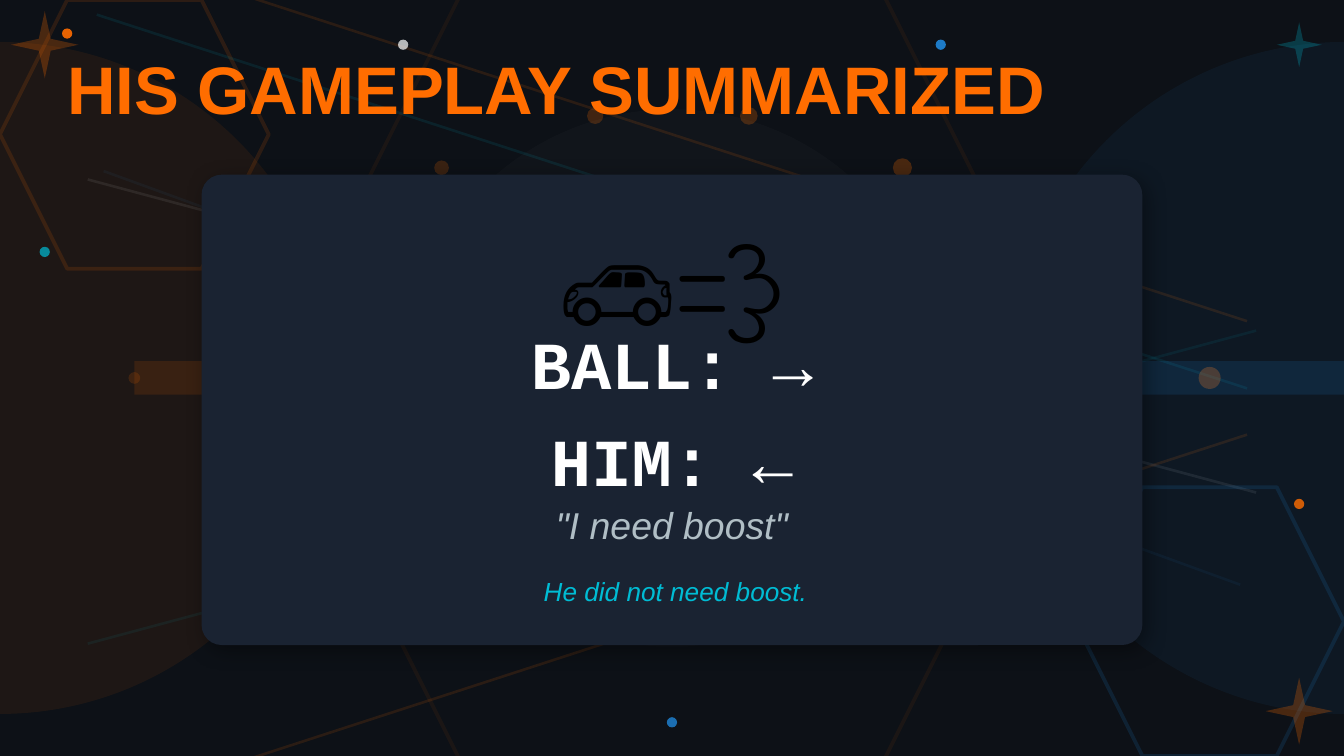
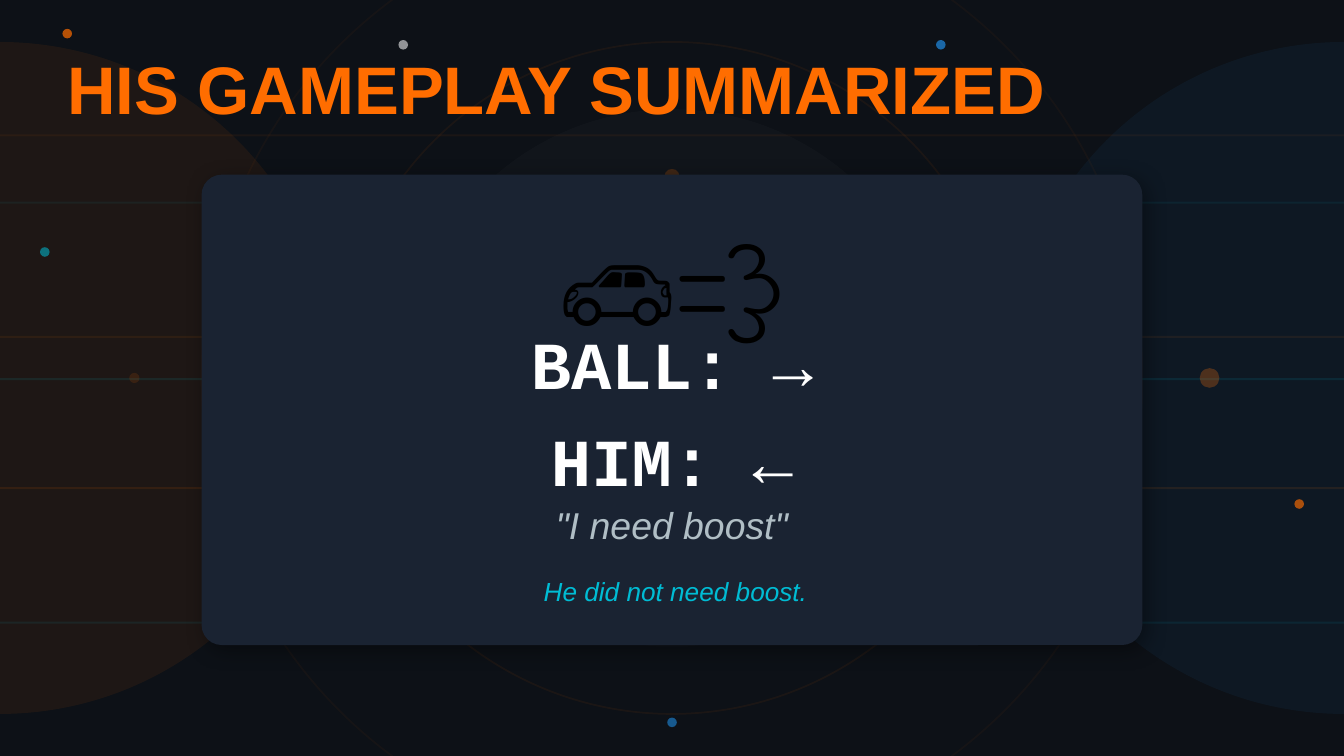
Before and after one commit to coenheinrich-beep/landscape-site-1, a slide deck: slide 7 of rl_bachelor_extra.pptx. Drawn at 1344x756 pixels with LibreOffice and Linux fonts; fonts in the diff are those of the drawing. Boxes give left, top, right and bottom in pixels: in the first picture for what was removed or moved away, otherwise in the second. Text is boxed around its words. In the diff, an @@ line names an element or a change of style, - is before the commit and + after.

```diff
--- a/rl_bachelor_extra.pptx
+++ b/rl_bachelor_extra.pptx
@@ hexagon removed at <box>0,0,269,269</box> @@
@@ star removed at <box>11,11,78,78</box> @@
@@ ellipse at <box>62,28,71,38</box>: fill #FF6D00 at 90% opacity to #FF6D00 at 70% opacity @@
@@ ellipse added at <box>202,0,1142,756</box>, outline #FF6D00 0.94 pt @@
@@ hexagon removed at <box>269,0,1075,756</box> @@
@@ star removed at <box>1277,23,1321,67</box> @@
@@ ellipse added at <box>336,42,1008,714</box>, outline #FF6D00 0.94 pt @@
@@ ellipse at <box>398,40,407,50</box>: fill #FFFFFF at 70% opacity to #FFFFFF at 55% opacity @@
@@ ellipse at <box>935,40,945,50</box>: fill #2196F3 at 80% opacity to #2196F3 at 65% opacity @@
@@ ellipse removed at <box>741,108,758,125</box> @@
@@ rectangle at <box>0,134,1344,137</box>: fill #FF6D00 at 12% opacity to #FF6D00 at 6% opacity; rotation 18 to 0 degrees @@
@@ ellipse removed at <box>434,160,449,175</box> @@
@@ ellipse added at <box>470,176,874,579</box>, outline #FF6D00 0.94 pt @@
@@ ellipse: place and size @@
-ellipse at <box>587,108,603,124</box>
+ellipse at <box>664,169,679,184</box>
@@ ellipse at <box>664,169,679,184</box>: fill #FF6D00 at 21% opacity to #FF6D00 at 20% opacity @@
@@ ellipse removed at <box>892,159,911,177</box> @@
@@ rectangle at <box>0,202,1344,204</box>: fill #00BCD4 at 10% opacity to #00BCD4 at 7% opacity; rotation 18 to 0 degrees @@
@@ ellipse at <box>40,247,50,257</box>: fill #00BCD4 at 70% opacity to #00BCD4 at 55% opacity @@
@@ rectangle at <box>0,336,1344,339</box>: fill #FFFFFF at 8% opacity to #FF6D00 at 8% opacity; rotation 15 to 0 degrees @@
@@ right arrow removed at <box>134,344,538,411</box> @@
@@ left arrow removed at <box>941,344,1344,411</box> @@
@@ rectangle at <box>0,378,1344,380</box>: fill #2196F3 at 6% opacity to #00BCD4 at 11% opacity; rotation 20 to 0 degrees @@
@@ ellipse at <box>129,372,140,383</box>: fill #FF6D00 at 15% opacity to #FF6D00 at 12% opacity @@
@@ ellipse at <box>1200,368,1220,388</box>: fill #FF6D00 at 29% opacity to #FF6D00 at 28% opacity @@
@@ rectangle at <box>0,487,1344,489</box>: fill #00BCD4 at 8% opacity to #FF6D00 at 10% opacity; rotation 345 to 0 degrees @@
@@ hexagon removed at <box>1075,487,1344,755</box> @@
@@ ellipse at <box>1294,499,1304,508</box>: fill #FF6D00 at 80% opacity to #FF6D00 at 65% opacity @@
@@ rectangle at <box>0,621,1344,624</box>: fill #FF6D00 at 12% opacity to #00BCD4 at 9% opacity; rotation 342 to 0 degrees @@
@@ star removed at <box>1266,677,1333,745</box> @@
@@ ellipse at <box>667,718,676,727</box>: fill #2196F3 at 70% opacity to #2196F3 at 55% opacity @@
```
Also in this commit, not shown: 8 other slides changed, 1 other file.
